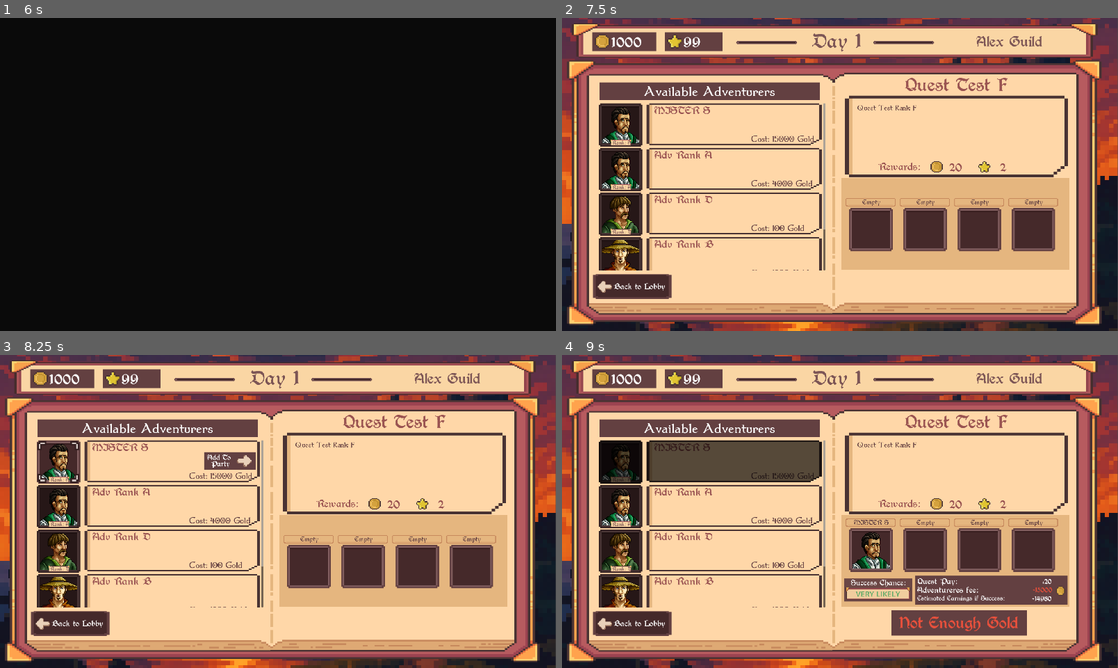
Above: before the commit, frames 1-4 (two rows, left to right).
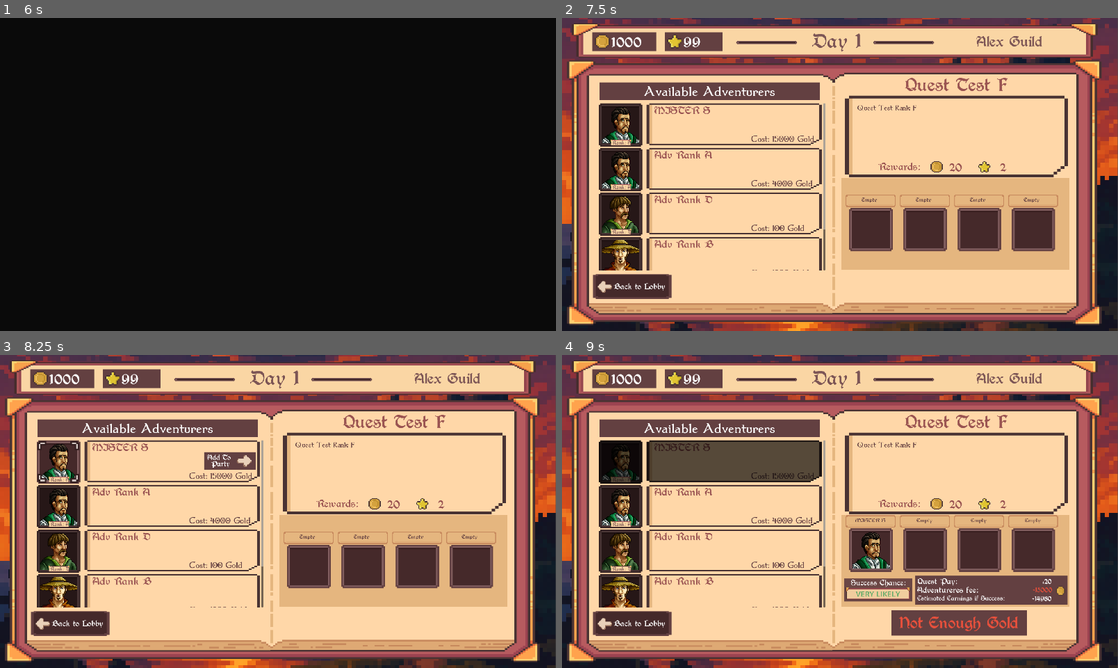
Above: after the commit, the same moments.

Repository: igoralves3/BrackeysGameJamIgorJoaoRodrigo
Game: Godot game, scene res://Scenes/main_menu.tscn
The game is run twice, just before and just after one commit, with the same random seed, the same clock (stepped at 60 frames per second) and the same inputs.
Inputs (mouse positions are in pixels of both pictures, inside the frame that each line leads up to):
- Up to frame 1 (6 s): click "Play Game" at 0.5 s; click (278, 199) at 1.27 s; type "Alex" at 1.35 s; move the mouse to (400, 158) at 2.02 s; move the mouse to (166, 190) at 2.77 s; move the mouse to (333, 105) at 3.52 s; move the mouse to (250, 237) at 4.27 s; tap Enter at 5 s; move the mouse to (444, 221) at 5.02 s; move the mouse to (111, 127) at 5.77 s
- Up to frame 2 (7.5 s): click (1040, 118) at 6.52 s; click (1040, 118) at 7.27 s
- Up to frame 3 (8.25 s): click "Cost: 15000 Gold" at 8 s
- Up to frame 4 (9 s): click "Add To Party" at 8.75 s

Frame 1 is identical in both runs. In frame 2, 0.4% of the frame differs, in the area x 51-90%, y 56-61%; in frame 3, 0.4%; in frame 4, 0.6%, in the area x 51-90%, y 51-56%.

Commit message:
latest fixes

Diff:
--- a/bragamejam2025.2_guildmaster/Scenes/Components/party_slot.tscn
+++ b/bragamejam2025.2_guildmaster/Scenes/Components/party_slot.tscn
@@ -73,22 +73,24 @@
 
 [node name="LabelNameBG" type="TextureRect" parent="."]
 layout_mode = 0
-offset_top = -6.0
+offset_top = -17.0
 offset_right = 172.0
-offset_bottom = 23.0
+offset_bottom = 25.0
 texture = ExtResource("6_7gpl8")
 
 [node name="LabelName" type="Label" parent="."]
 modulate = Color(0.388235, 0.25098, 0.254902, 1)
 layout_mode = 0
-offset_left = 8.0
-offset_right = 170.0
-offset_bottom = 20.0
+offset_left = 5.0
+offset_top = -14.0
+offset_right = 166.0
+offset_bottom = 21.0
 theme_override_fonts/font = ExtResource("7_uavlv")
-theme_override_font_sizes/font_size = 16
-text = "Empty"
+theme_override_font_sizes/font_size = 14
+text = "Empty "
 horizontal_alignment = 1
-vertical_alignment = 2
+vertical_alignment = 1
+autowrap_mode = 2
 
 [connection signal="mouse_entered" from="." to="." method="_on_mouse_entered"]
 [connection signal="mouse_exited" from="." to="." method="_on_mouse_exited"]
--- a/bragamejam2025.2_guildmaster/Scenes/Components/quest_log_end_summary.tscn
+++ b/bragamejam2025.2_guildmaster/Scenes/Components/quest_log_end_summary.tscn
@@ -17,6 +17,7 @@
 script = ExtResource("2_6m1p7")
 
 [node name="QuestEndLogContainer" type="VBoxContainer" parent="."]
+visible = false
 layout_mode = 0
 offset_left = 32.0
 offset_top = 10.0
--- a/bragamejam2025.2_guildmaster/Scripts/Classes/adventurer.gd
+++ b/bragamejam2025.2_guildmaster/Scripts/Classes/adventurer.gd
@@ -62,6 +62,8 @@
 				rankedup = true
 
 	if rankedup:
+		rollAdvPower()
+
 		# adding event to current events
 		const ne = preload("res://Scripts/Classes/event.gd")
 		var auxnewE = ne.new()
@@ -76,7 +78,36 @@
 	adv_name = advn
 	adv_sex = advs
 	rank = advr
+
+	rollAdvPower()
 	setAdvPortrait()
+
+func rollAdvPower():
+
+	match rank:
+		"F":
+			#power = randi_range(1,5)
+			power = randi_range(5,9)
+		"E":
+			#power = randi_range(1,10)
+			power = 10
+		"D":
+			#power = randi_range(10,28)
+			power = 28
+		"C":
+			#power = randi_range(28,80)
+			power = 80
+		"B":
+			#power = randi_range(80,240)
+			power = 240
+		"A":
+			#power = randi_range(240,720)
+			power  = 720
+		"S":
+			#power = randi_range(720,2880)
+			power  = 2880
+
+
 
 func setAdvPortrait():
 
--- a/bragamejam2025.2_guildmaster/Scripts/Classes/event.gd
+++ b/bragamejam2025.2_guildmaster/Scripts/Classes/event.gd
@@ -23,18 +23,15 @@
 		"Guild RankUp":
 			eventDesc = "Congratulations to The " + aux1 + " for reachin the " + aux2 + " Tier"
 
-
 		## great quest completed
 		## USAGE : var1 = GUILDNAME, var2 = custom text for specified quest ex: giant spiders quest - defeating the eight legged manace!
 		"Quest Completed":
 			eventDesc = "Congratulations to The " + aux1 + " for" + aux2
 
-
 		## great quest failed
 		## USAGE : var1 = GUILDNAME, var2 = custom text for specified quest ex: giant spiders quest - perished in the webs of fate!
 		"Quest Failed":
 			eventDesc = "Unfortunately the party sent by the " + aux1 + aux2
-
 
 		## great quest failed
 		## USAGE : var1 = GUILDNAME, var2 = ADV_DEAD_NAME
--- a/bragamejam2025.2_guildmaster/Scripts/character_slot_mission_selection.gd
+++ b/bragamejam2025.2_guildmaster/Scripts/character_slot_mission_selection.gd
@@ -39,13 +39,13 @@
 
 
 func _on_add_button_pressed() -> void:
-	if adventurerLocal.isAvaible == true:
+	if adventurerLocal.isAvaible == true and Globals.partyNow.size()<4:
 		Globals.addParty(adventurerLocal)
 		self.modulate = Color("#565656")
 		AddPartyButton.visible = false
 		SoundManager.pickClickSFX(randi()%3)
 	else:
-		print("cannot add adverurer not avaible")
+		print("cannot add adverurer not avaible or party full")
 
 
 
--- a/bragamejam2025.2_guildmaster/Scripts/quest_man_selection.gd
+++ b/bragamejam2025.2_guildmaster/Scripts/quest_man_selection.gd
@@ -60,8 +60,10 @@
 	outComeContainer.visible = true
 	## quest success calculation
 	var total_party_power = 0
-	for quest_adv in Globals.questAux.questAdventurers:
+	for quest_adv in Globals.partyNow:
 		total_party_power += quest_adv.power
+
+	print("total_partyp: "+str(total_party_power))
 
 	var auxdiff = total_party_power - Globals.questAux.difficulty
 	var percentile = roundi(Globals.questAux.difficulty/100)
@@ -69,13 +71,13 @@
 		percentile = 1
 	var succChance = auxdiff/percentile
 
+	print("success: "+str(succChance))
+
 	if Globals.questAux.Rank == "F":
-		print("here if f")
 		successIndicatorLabel.text = "VERY LIKELY"
 		successIndicatorLabel.self_modulate = Color("55a965")
 		Globals.questAux.chanceOfSuccess = "VERY LIKELY"
 	else:
-		print("here else")
 		if succChance < -80:
 			successIndicatorLabel.text = "VERY UNLIKELY"
 			successIndicatorLabel.self_modulate = Color("ff1508")
